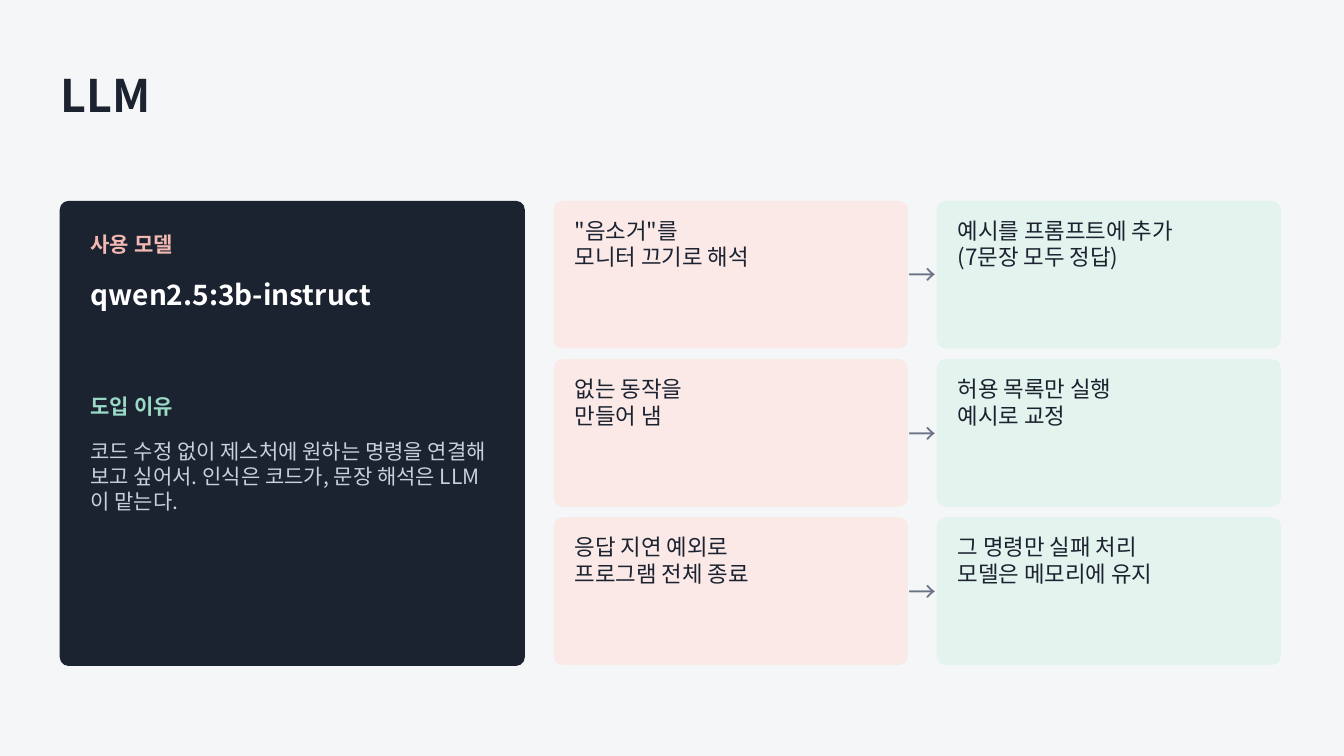
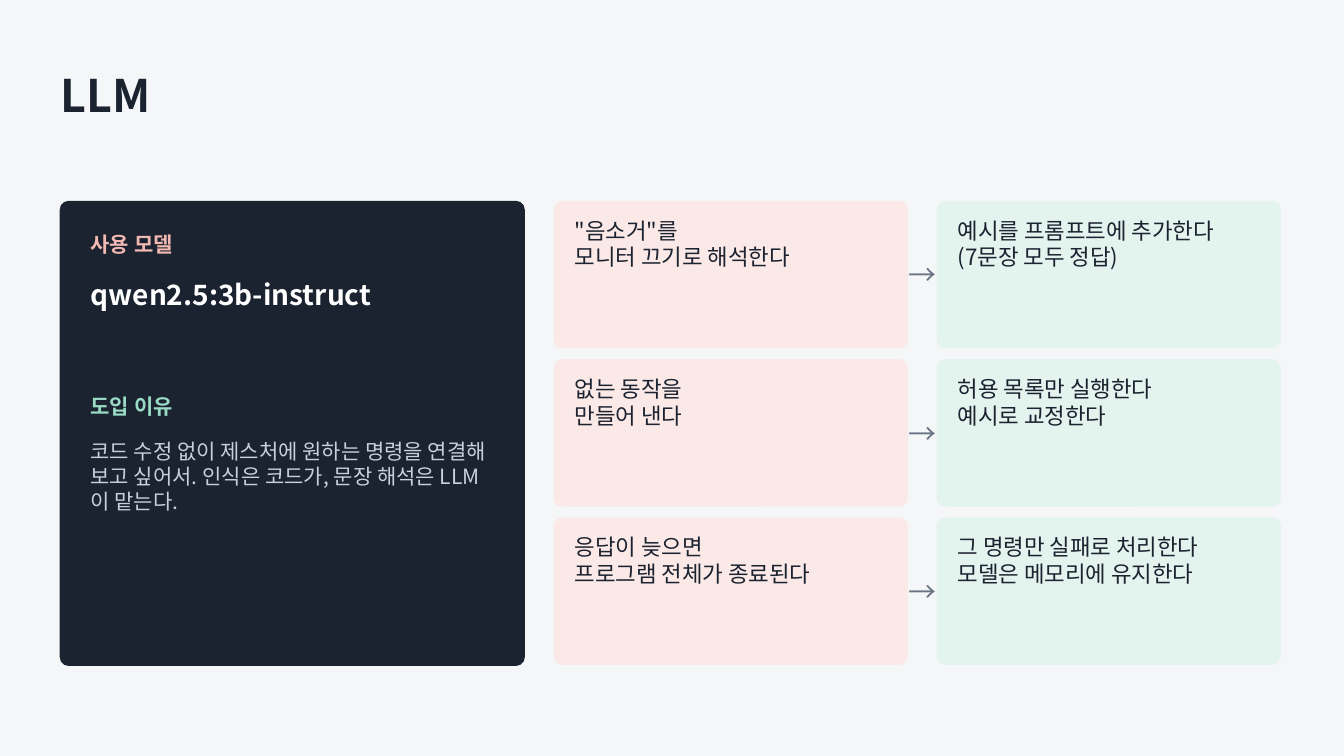
Before and after one commit to JungUH-0/JungPra, a slide deck: slide 7 of pythonpra/myproject/ppt/assistant_process.pptx (slide 8 before the commit). Drawn at 1344x756 pixels with LibreOffice and Linux fonts; fonts in the diff are those of the drawing. Boxes give left, top, right and bottom in pixels: in the first picture for what was removed or moved away, otherwise in the second. Text is boxed around its words. In the diff, an @@ line names an element or a change of style, - is before the commit and + after.

```diff
--- a/pythonpra/myproject/ppt/assistant_process.pptx
+++ b/pythonpra/myproject/ppt/assistant_process.pptx
@@ text at bbox=[958, 220, 1214, 241]: text changed @@
-예시를 프롬프트에 추가
+예시를 프롬프트에 추가한다
@@ text at bbox=[575, 246, 790, 267]: text changed @@
-모니터 끄기로 해석
+모니터 끄기로 해석한다
@@ text at bbox=[958, 378, 1152, 426]: text changed @@
-허용 목록만 실행
-예시로 교정
+허용 목록만 실행한다
+예시로 교정한다
@@ text at bbox=[575, 405, 682, 426]: text changed @@
-만들어 냄
+만들어 낸다
@@ text at bbox=[575, 536, 810, 584]: text changed @@
-응답 지연 예외로
-프로그램 전체 종료
+응답이 늦으면
+프로그램 전체가 종료된다
@@ text at bbox=[958, 536, 1198, 584]: text changed @@
-그 명령만 실패 처리
-모델은 메모리에 유지
+그 명령만 실패로 처리한다
+모델은 메모리에 유지한다
```
Also in this commit, not shown: 10 other slides changed, 1 slide added, 2 slides removed, 2 other files.
